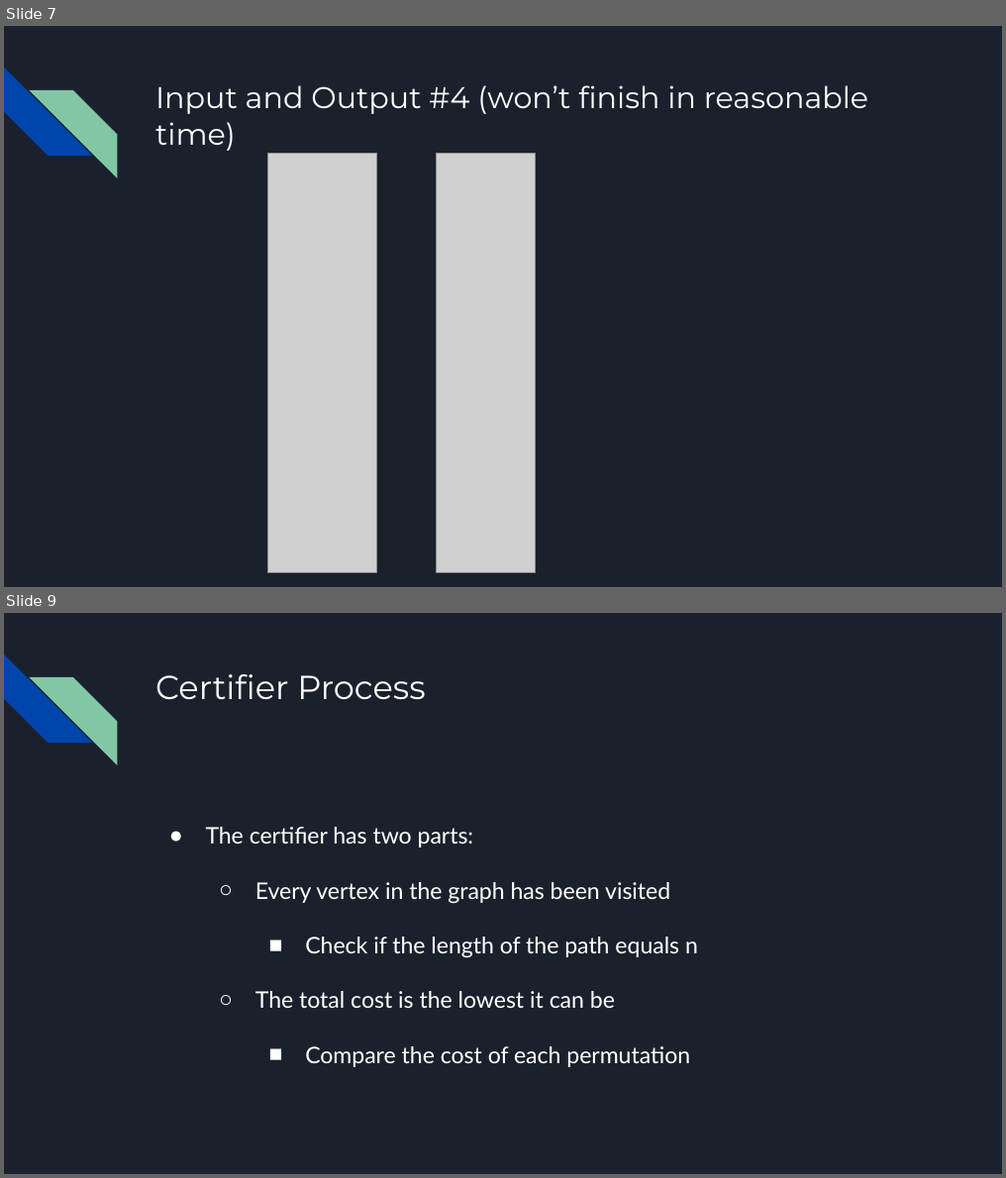
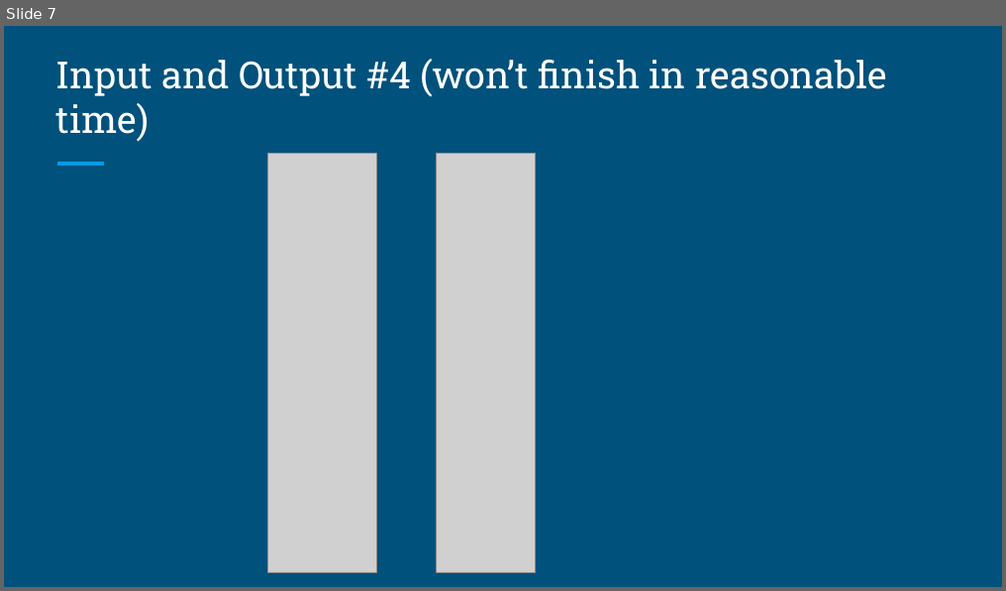
Before and after one commit to yehunj/np-project, a slide deck: presentations/Problem Presentation.pptx. Shown one above the other, each under a label of ours: slides 7 and 9 before the commit, slide 7 after it; the slides between them are not shown. The pictures are 1006x1178 and 1006x591 pixels, drawn with LibreOffice and Linux fonts; fonts in the diff are those of the drawing; grey boxes stand for pictures. Boxes give left, top, right and bottom in pixels: in the first picture for what was removed or moved away, otherwise in the second. Text is boxed around its words. In the diff, an @@ line names an element or a change of style, - is before the commit and + after.

```diff
--- a/presentations/Problem Presentation.pptx
+++ b/presentations/Problem Presentation.pptx
@@ slide 9 removed at (4,613,1002,1174), background #1B212C; not listed: 2 template elements that a slide beside it also shows @@
@@ title removed at (155,674,425,699) @@
-Certifier Process
@@ text removed at (206,827,698,1067) @@
-● The certifier has two parts:
-  ○ Every vertex in the graph has been visited
-    ■ Check if the length of the path equals n
-  ○ The total cost is the lowest it can be
-    ■ Compare the cost of each permutation
@@ slide 7 changed as well @@
@@ background #1B212C to #00517C @@
@@ diag stripe removed at (4,68,92,156) @@
@@ title "Input and Output #4 (won’t ...": place and size @@
-title "Input and Output #4 (won’t ..." at (155,85,868,151)
+title "Input and Output #4 (won’t ..." at (56,59,887,142)
@@ title "Input and Output #4 (won’t ..." at (56,59,887,142): size 21.6 to 27 pt, font Montserrat to Roboto Slab; vertical alignment top to bottom @@
@@ diag stripe removed at (29,90,117,177) @@
@@ line added from (57, 164) to (104, 164), #039BE5 3 pt @@
```
Also in this commit, not shown: 10 other slides changed, 10 slides added, 1 other slide removed, 2 other files.
